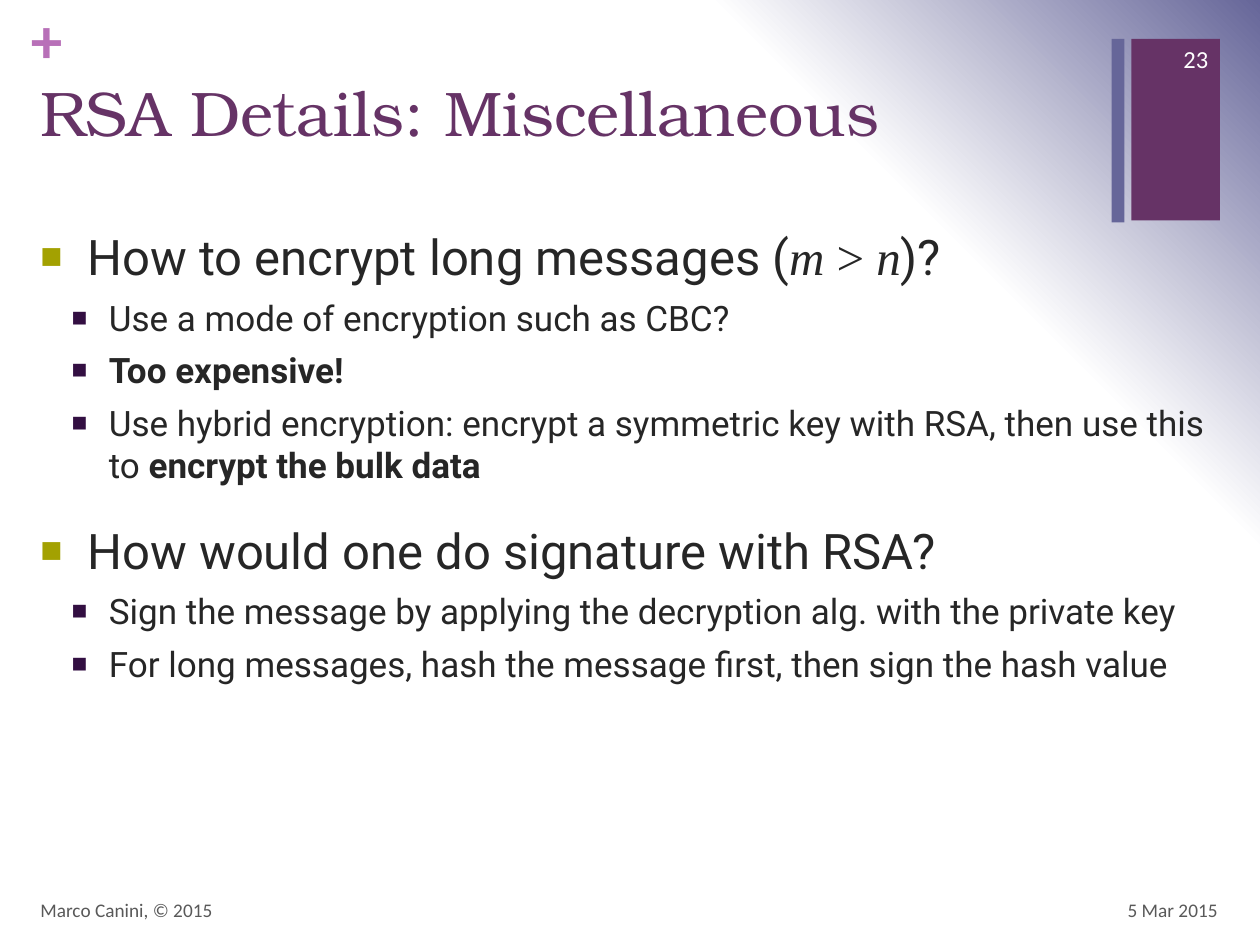
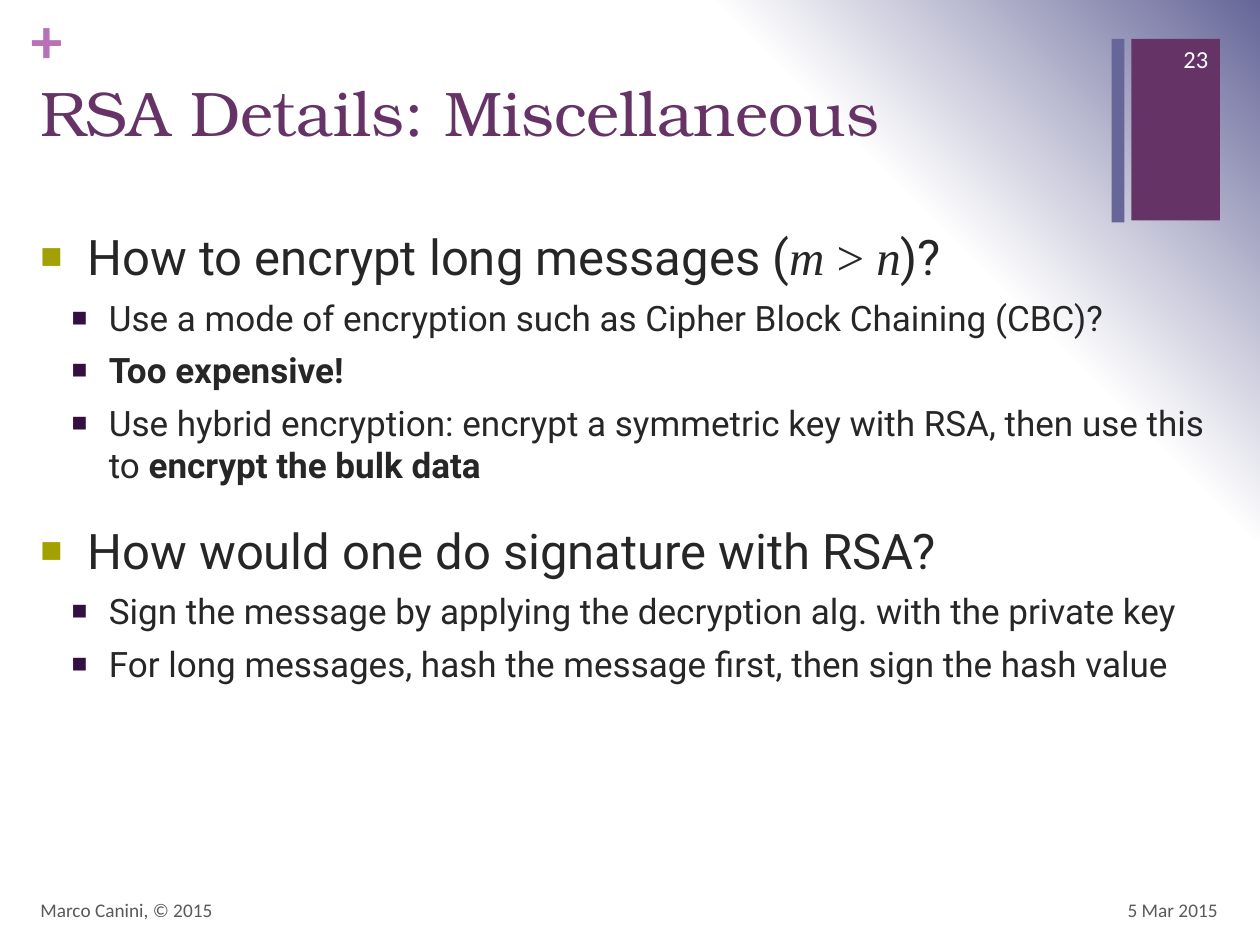
Before and after one commit to mcanini/INGI2347-2015, a slide deck: slide 23 of 05-cryptography2.pptx. Drawn at 1260x945 pixels with LibreOffice and Linux fonts; fonts in the diff are those of the drawing. Boxes give left, top, right and bottom in pixels: in the first picture for what was removed or moved away, otherwise in the second. Text is boxed around its words. In the diff, an @@ line names an element or a change of style, - is before the commit and + after.

Commit message:
Fixes for Lecture 5.

```diff
--- a/05-cryptography2.pptx
+++ b/05-cryptography2.pptx
@@ text at <box>109,303,1103,339</box>: text changed @@
-  ■ Use a mode of encryption such as CBC?
+  ■ Use a mode of encryption such as Cipher Block Chaining (CBC)?
```
Also in this commit, not shown: 1 other file.
